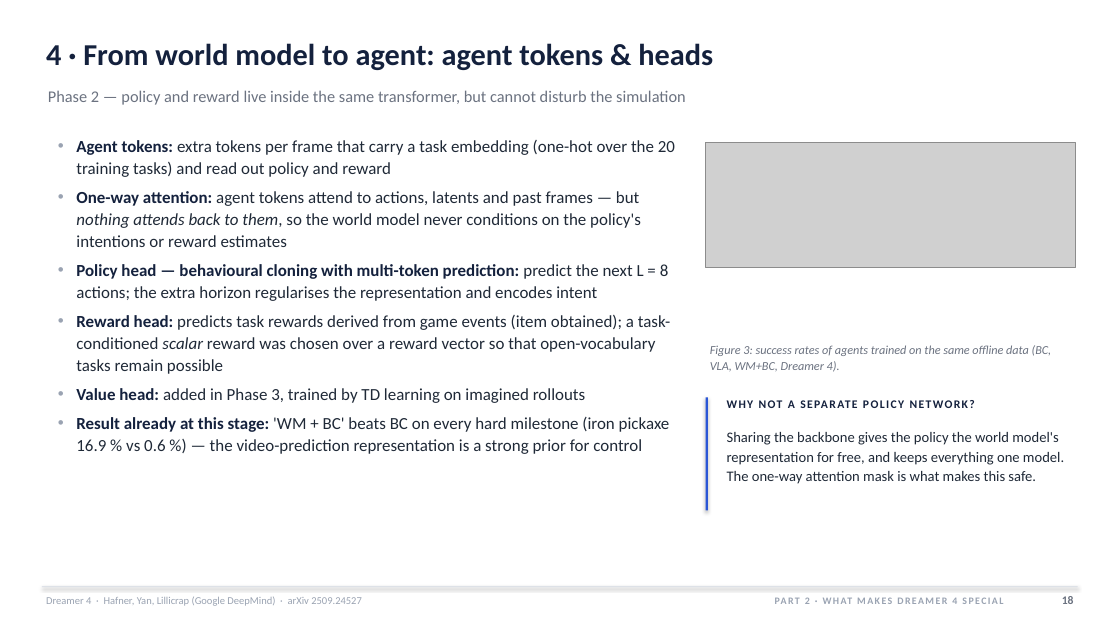
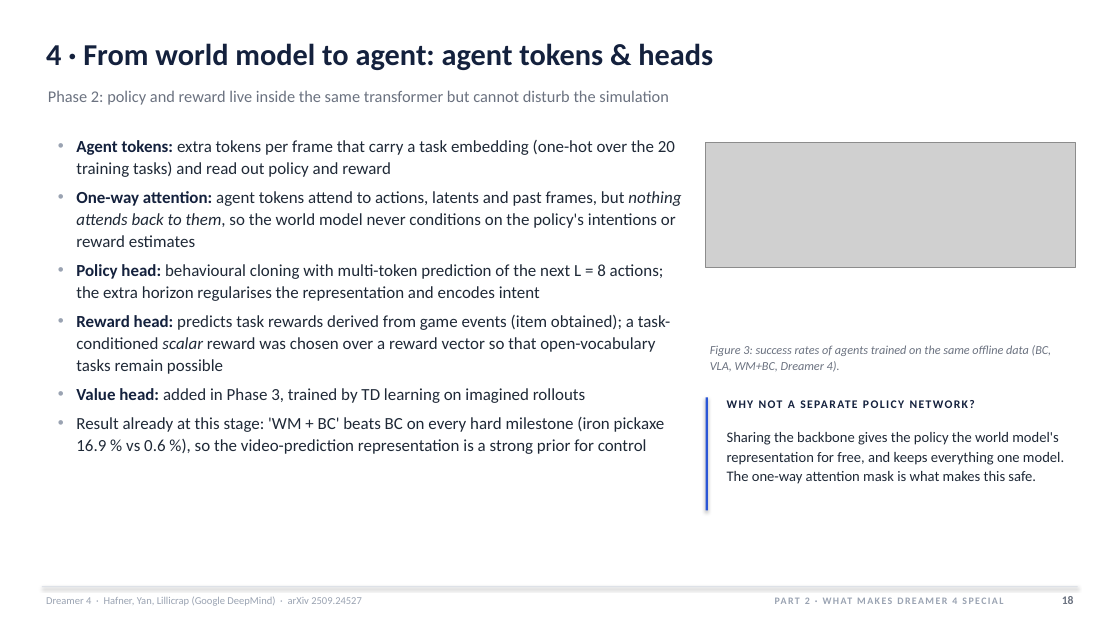
Before and after one commit to HarmannBitte/Dreamer-4, a slide deck: slide 18 of presentation/Dreamer4_Final.pptx. Drawn at 1120x630 pixels with LibreOffice and Linux fonts; fonts in the diff are those of the drawing; grey boxes stand for pictures. Boxes give left, top, right and bottom in pixels: in the first picture for what was removed or moved away, otherwise in the second. Text is boxed around its words. In the diff, an @@ line names an element or a change of style, - is before the commit and + after.

Commit message:
Humanizer text pass over both decks (blader/humanizer v3); new slides: Algorithm 1 in full (eqs. 5-11); deep dive v7 (52 slides), final talk v2 (45 slides); v6 + final v1 renders archived in versions/

```diff
--- a/presentation/Dreamer4_Final.pptx
+++ b/presentation/Dreamer4_Final.pptx
@@ text at (x1=48, y1=90, x2=669, y2=105): text changed @@
-Phase 2 — policy and reward live inside the same transformer, but cannot disturb the simulation
+Phase 2: policy and reward live inside the same transformer but cannot disturb the simulation
@@ text at (x1=76, y1=191, x2=681, y2=301): text changed @@
-• One-way attention: agent tokens attend to actions, latents and past frames — but nothing attends back to them, so the world model never conditions on the policy's intentions or reward estimates
-• Policy head — behavioural cloning with multi-token prediction: predict the next L = 8 actions; the extra horizon regularises the representation and encodes intent
+• One-way attention: agent tokens attend to actions, latents and past frames, but nothing attends back to them, so the world model never conditions on the policy's intentions or reward estimates
+• Policy head: behavioural cloning with multi-token prediction of the next L = 8 actions; the extra horizon regularises the representation and encodes intent
@@ text at (x1=76, y1=417, x2=665, y2=454): text changed @@
-• Result already at this stage: 'WM + BC' beats BC on every hard milestone (iron pickaxe 16.9 % vs 0.6 %) — the video-prediction representation is a strong prior for control
+• Result already at this stage: 'WM + BC' beats BC on every hard milestone (iron pickaxe 16.9 % vs 0.6 %), so the video-prediction representation is a strong prior for control
```
Also in this commit, not shown: 37 other slides changed, 2 slides added, 18 other files.
